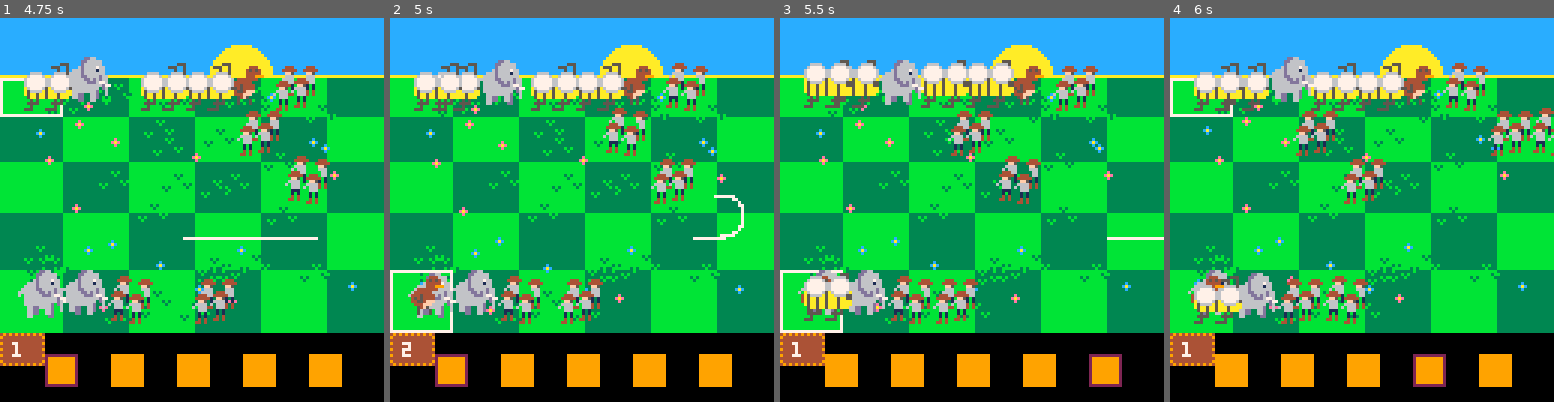
Above: before the commit, frames 1-4 (left to right).
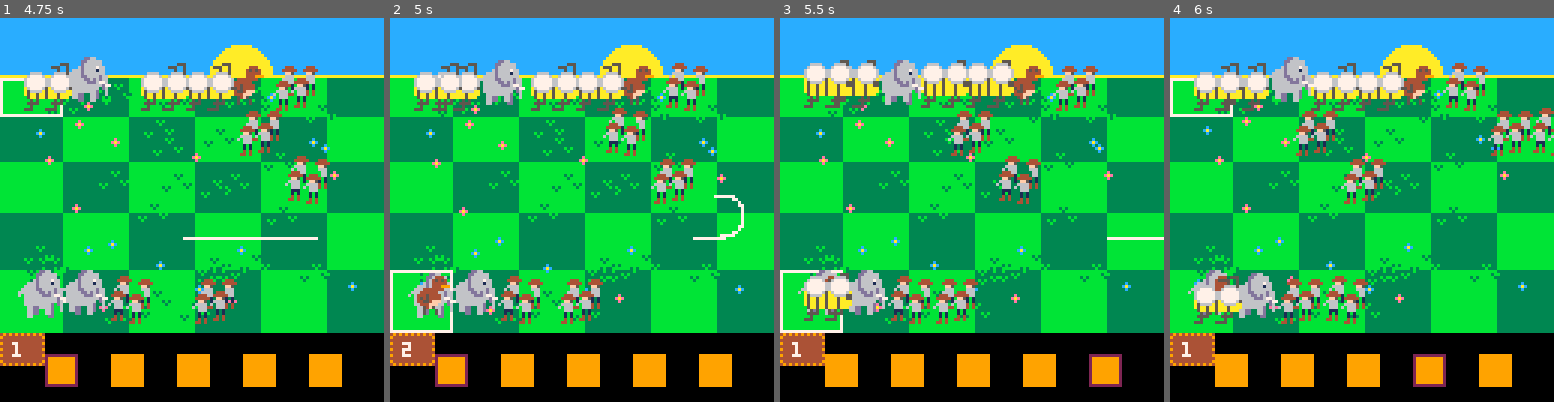
Above: after the commit, the same moments.

Repository: prestonhale/picoston
Game: PICO-8 cartridge untitled.p8
The game is run twice, just before and just after one commit, with the same random seed, the same clock (stepped at 60 frames per second) and the same inputs.
Inputs:
- Up to frame 1 (4.75 s): tap X (X key) at 0.33, 1.07, 1.85, 2.97, 4.08 s; tap O (Z key) at 0.7, 1.7, 2.1, 2.5, 2.9, 3.3, 3.7, 4.1, 4.5 s; hold Right 1.6-2.1 s; hold Up 2.15-2.42 s; hold Right 2.47-3.03 s; hold Left 3.08-3.58 s; hold Down 3.63-3.97 s; hold Right 4.02-4.68 s; hold Up from 4.73 s (still down)
- Up to frame 2 (5 s): keep holding Up; tap O (Z key) at 4.9 s
- Up to frame 3 (5.5 s): release Up at 5.03 s; hold Left from 5.08 s (still down); tap X (X key) at 5.2 s; tap O (Z key) at 5.3 s
- Up to frame 4 (6 s): release Left at 5.68 s; tap O (Z key) at 5.7 s; hold Down from 5.73 s (still down)

Frame 1 is identical in both runs. In frame 2, 0.4% of the frame differs, in the area x 5-16%, y 67-78%; in frame 3, less than 0.1%; in frame 4, 0.2%.

Commit message:
add better collision

Diff:
--- a/bee.p8
+++ b/bee.p8
@@ -11,7 +11,8 @@
     colliding = {},
     sprite=66,
     timer=0,
-    cost=1
+    cost=1,
+    pwidth=16
 }
 
 
--- a/elephant.p8
+++ b/elephant.p8
@@ -14,7 +14,8 @@
     anim_t=5,
     curr_anim_t=0,
     shadow=nil,
-    is_friendly=true
+    is_friendly=true,
+    pwidth=16
 }
 
 function elephant:new(obj)
--- a/ostrich.p8
+++ b/ostrich.p8
@@ -7,7 +7,8 @@
     y=new_y,
     sprite=64,
     timer=0,
-    is_friendly=true
+    is_friendly=true,
+    pwidth=12
 }
 
 function ostrich:new(obj)
--- a/untitled.p8
+++ b/untitled.p8
@@ -70,13 +70,17 @@
         for j=i+1,#objects do
             obj=objects[i]
             other=objects[j]
+            --if a table isn't given a specific pixel width, give it a default
+            if (other.pwidth==nil) then
+                other.pwidth=16
+            end
             if  obj.collider
                 and other.collider
                 and obj.lane_index == other.lane_index
-                and obj.x < other.x + 16
-                and obj.x + 16 > other.x
-                and obj.y < other.y + 16
-                and obj.y + 16 > other.y
+                and obj.x < other.x + other.pwidth
+                and obj.x + other.pwidth > other.x
+                and obj.y < other.y + other.pwidth
+                and obj.y + other.pwidth > other.y
             then
                 obj.collider:collide(other)
                 other.collider:collide(obj)
